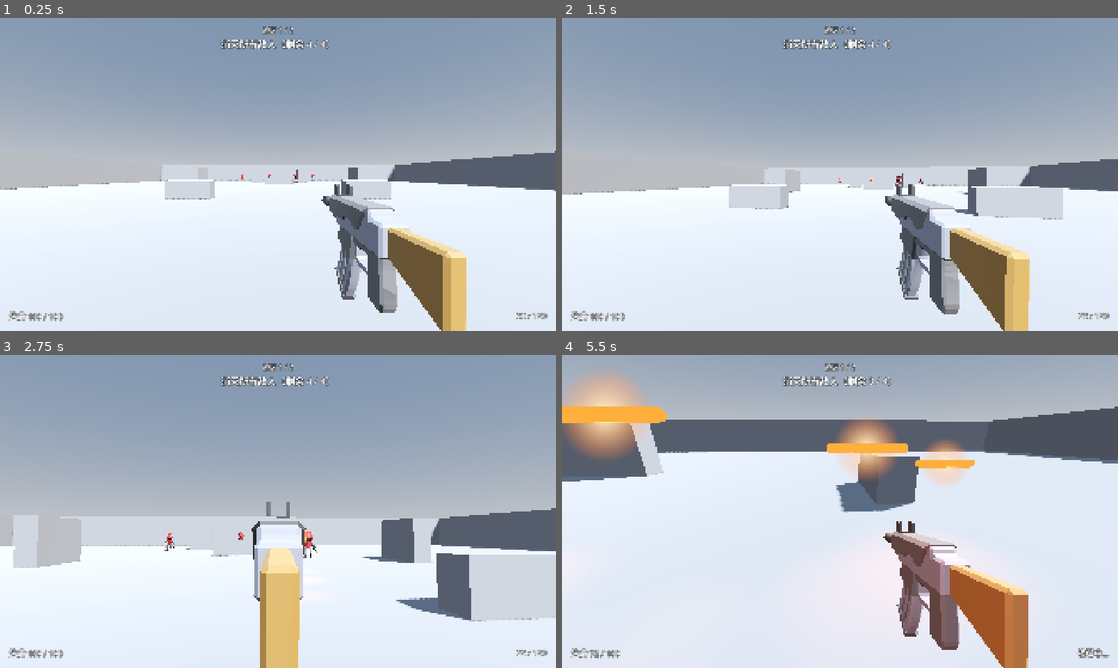
Above: before the commit, frames 1-4 (two rows, left to right).
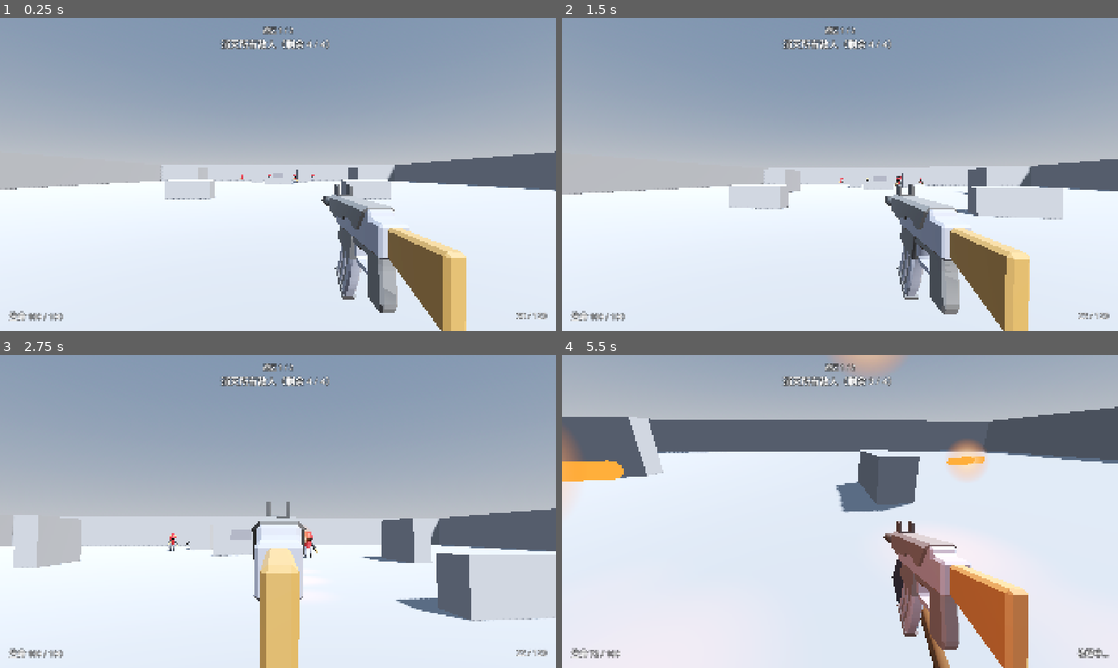
Above: after the commit, the same moments.

Repository: kyrie21z/Battlefield-Rouge
Game: Godot game, scene res://maps/zone_1.tscn
The game is run twice, just before and just after one commit, with the same random seed, the same clock (stepped at 60 frames per second) and the same inputs.
Inputs (mouse positions are in pixels of both pictures, inside the frame that each line leads up to):
- Up to frame 1 (0.25 s): no input
- Up to frame 2 (1.5 s): tap Enter at 0.5 s; move the mouse to (867, 174) at 0.52 s; press the mouse at (867, 174) at 0.53 s; hold W (move_forward) from 0.53 s (still down); tap Space (jump) at 0.77 s; tap E (hammer, bound only after the commit) at 0.8, 1.35 s; move the mouse to (812, 174) at 1.27 s; release the mouse at (812, 174) at 1.28 s
- Up to frame 3 (2.75 s): keep holding W (move_forward); tap Space (jump) at 1.52 s; click (250, 511) at 1.55 s; move the mouse to (289, 505) at 2.02 s; hold Right mouse button (aim) from 2.03 s (still down); tap E (hammer, bound only after the commit) at 2.3 s
- Up to frame 4 (5.5 s): move the mouse to (834, 517) at 2.77 s; release Right mouse button (aim) at 2.78 s; click (834, 517) at 2.85 s; tap Space (jump) at 3.02, 3.77, 4.52 s; move the mouse to (878, 514) at 3.52 s; tap F (interact) at 3.6 s; tap E (hammer, bound only after the commit) at 3.8, 5.1 s; tap Escape (pause) at 4.15 s; move the mouse to (673, 464) at 4.27 s; release W (move_forward) at 4.28 s; hold A (move_left) 4.28-5.03 s; tap Shift (sprint) at 4.35 s; click (673, 464) at 4.55 s; tap R (reload) at 4.9 s; move the mouse to (845, 511) at 5.02 s; hold W (move_forward) from 5.03 s (still down); click (845, 511) at 5.17 s

The runs differ from the first frame. In frame 1, less than 0.1% of the frame differs, in the area x 49-51%, y 49-52%; in frame 2, less than 0.1%; in frame 3, 0.2%; in frame 4, 7.8%, in the area x 0-76%, y 0-100%.

Commit message:
Replace stand-in-circle capture with hammering the objective building
CapturePoint is now a building that opens once the guards are dead. The E key
swings the hammer; a swing within the configured window of the hit moment is a
perfect strike. The three AC-03 numbers live in zone/capture_config.tres.
Progress only goes up, and ZoneDirector tracks CLEAR_GUARDS, HAMMER_POINT and
FLAG_PLANTED. Perfect and ordinary strikes get separate sound and flash.

Co-Authored-By: Claude Sonnet 5.5 <noreply@anthropic.com>

Diff:
--- /dev/null
+++ b/actors/player/hammer.gd
@@ -0,0 +1,75 @@
+class_name Hammer
+extends Node3D
+## The objective hammer. The `hammer` action plays a short swing and emits
+## `swung`; whether it hit anything is up to whoever listens (see
+## CapturePoint). The model is a placeholder, shown only during a swing.
+
+signal swung
+
+## Minimum seconds between swings. A rule of the strike rather than a playtest
+## knob (docs/adr/0003-hammer-capture-timing.md): it keeps mashing the key
+## slower than hitting the beat.
+const SWING_COOLDOWN := 0.9
+const RAISED_POSITION := Vector3(0.32, -0.5, -0.45)
+const RAISED_ROTATION_X := 55.0
+const STRUCK_POSITION := Vector3(0.12, -0.38, -0.8)
+const STRUCK_ROTATION_X := -50.0
+const RESTING_POSITION := Vector3(0.42, -0.85, -0.5)
+
+var _cooldown := 0.0
+var _tween: Tween
+var _model := Node3D.new()
+var _audio := AudioStreamPlayer.new()
+
+
+func _ready() -> void:
+	var wood := StandardMaterial3D.new()
+	wood.albedo_color = Color(0.4, 0.27, 0.15)
+	var iron := StandardMaterial3D.new()
+	iron.albedo_color = Color(0.35, 0.36, 0.4)
+	iron.metallic = 0.6
+	var handle := MeshInstance3D.new()
+	var handle_mesh := CylinderMesh.new()
+	handle_mesh.top_radius = 0.025
+	handle_mesh.bottom_radius = 0.03
+	handle_mesh.height = 0.7
+	handle.mesh = handle_mesh
+	handle.material_override = wood
+	handle.position.y = 0.35
+	_model.add_child(handle)
+	var head := MeshInstance3D.new()
+	var head_mesh := BoxMesh.new()
+	head_mesh.size = Vector3(0.14, 0.16, 0.3)
+	head.mesh = head_mesh
+	head.material_override = iron
+	head.position.y = 0.72
+	_model.add_child(head)
+	_model.visible = false
+	add_child(_model)
+	_audio.stream = ProceduralAudio.generate("melee_swing_heavy")
+	add_child(_audio)
+
+
+func _process(delta: float) -> void:
+	_cooldown = maxf(_cooldown - delta, 0.0)
+	if _cooldown <= 0.0 and Input.is_action_just_pressed("hammer"):
+		_swing()
+
+
+func _swing() -> void:
+	_cooldown = SWING_COOLDOWN
+	_audio.play()
+	if _tween != null:
+		_tween.kill()
+	# The hammer starts already raised, so the blow lands a moment after the
+	# press and the feedback does not run ahead of what the player sees.
+	_model.position = RAISED_POSITION
+	_model.rotation_degrees = Vector3(RAISED_ROTATION_X, 0.0, 0.0)
+	_model.visible = true
+	_tween = create_tween()
+	_tween.tween_property(_model, "position", STRUCK_POSITION, 0.06).set_ease(Tween.EASE_IN)
+	_tween.parallel().tween_property(_model, "rotation_degrees:x", STRUCK_ROTATION_X, 0.06).set_ease(Tween.EASE_IN)
+	_tween.tween_interval(0.1)
+	_tween.tween_property(_model, "position", RESTING_POSITION, 0.25)
+	_tween.tween_callback(func(): _model.visible = false)
+	swung.emit()
--- a/actors/player/player.gd
+++ b/actors/player/player.gd
@@ -25,6 +25,7 @@
 @onready var stats: Stats = $Stats
 @onready var health: Health = $Health
 @onready var weapon: Weapon = $Head/Camera3D/Weapon
+@onready var hammer: Hammer = $Head/Camera3D/Hammer
 @onready var _head: Node3D = $Head
 @onready var _camera: Camera3D = $Head/Camera3D
 
@@ -93,4 +94,5 @@
 
 
 func _on_died(_source: Node) -> void:
+	hammer.set_process(false)
 	Events.player_died.emit()
--- a/actors/player/player.tscn
+++ b/actors/player/player.tscn
@@ -6,6 +6,7 @@
 [ext_resource type="Script" path="res://components/hitbox.gd" id="4_hitbox"]
 [ext_resource type="Script" path="res://weapons/weapon.gd" id="5_weapon"]
 [ext_resource type="Resource" path="res://weapons/rifle.tres" id="6_rifle"]
+[ext_resource type="Script" path="res://actors/player/hammer.gd" id="7_hammer"]
 
 [sub_resource type="CapsuleShape3D" id="CapsuleShape3D_body"]
 radius = 0.35
@@ -48,3 +49,6 @@
 stats = NodePath("../../../Stats")
 camera = NodePath("..")
 shooter = NodePath("../../..")
+
+[node name="Hammer" type="Node3D" parent="Head/Camera3D"]
+script = ExtResource("7_hammer")
--- a/autoload/input_map_setup.gd
+++ b/autoload/input_map_setup.gd
@@ -13,7 +13,9 @@
 	"fire": [_mouse(MOUSE_BUTTON_LEFT)],
 	"aim": [_mouse(MOUSE_BUTTON_RIGHT)],
 	"reload": [_key(KEY_R)],
+	"hammer": [_key(KEY_E)],
 	"interact": [_key(KEY_F)],
+	"toggle_debug": [_key(KEY_F3)],
 	"pause": [_key(KEY_ESCAPE)],
 }
 
--- a/maps/zone_1.tscn
+++ b/maps/zone_1.tscn
@@ -34,12 +34,14 @@
 
 [sub_resource type="CylinderShape3D" id="Shape_capture"]
 height = 3.0
-radius = 4.0
-
-[sub_resource type="CylinderMesh" id="Mesh_capture"]
-top_radius = 4.0
-bottom_radius = 4.0
-height = 0.1
+radius = 3.2
+
+[sub_resource type="BoxMesh" id="Mesh_objective"]
+material = SubResource("Mat_grey")
+size = Vector3(2.4, 2, 2.4)
+
+[sub_resource type="BoxShape3D" id="Shape_objective"]
+size = Vector3(2.4, 2, 2.4)
 
 [sub_resource type="BoxMesh" id="Mesh_0"]
 material = SubResource("Mat_grey")
@@ -369,9 +371,14 @@
 transform = Transform3D(1, 0, 0, 0, 1, 0, 0, 0, 1, 0, 1.5, 0)
 shape = SubResource("Shape_capture")
 
-[node name="Mesh" type="MeshInstance3D" parent="CapturePoint"]
-transform = Transform3D(1, 0, 0, 0, 1, 0, 0, 0, 1, 0, 0.05, 0)
-mesh = SubResource("Mesh_capture")
+[node name="Objective" type="StaticBody3D" parent="CapturePoint" groups=["navigation_geometry"]]
+transform = Transform3D(1, 0, 0, 0, 1, 0, 0, 0, 1, 0, 1, 0)
+
+[node name="Mesh" type="MeshInstance3D" parent="CapturePoint/Objective"]
+mesh = SubResource("Mesh_objective")
+
+[node name="Shape" type="CollisionShape3D" parent="CapturePoint/Objective"]
+shape = SubResource("Shape_objective")
 
 [node name="Player" parent="." instance=ExtResource("1_player")]
 transform = Transform3D(1, 0, 0, 0, 1, 0, 0, 0, 1, 0, 0, 22)
--- a/maps/zone_2.tscn
+++ b/maps/zone_2.tscn
@@ -34,12 +34,14 @@
 
 [sub_resource type="CylinderShape3D" id="Shape_capture"]
 height = 3.0
-radius = 4.0
-
-[sub_resource type="CylinderMesh" id="Mesh_capture"]
-top_radius = 4.0
-bottom_radius = 4.0
-height = 0.1
+radius = 3.2
+
+[sub_resource type="BoxMesh" id="Mesh_objective"]
+material = SubResource("Mat_grey")
+size = Vector3(2.4, 2, 2.4)
+
+[sub_resource type="BoxShape3D" id="Shape_objective"]
+size = Vector3(2.4, 2, 2.4)
 
 [sub_resource type="BoxMesh" id="Mesh_0"]
 material = SubResource("Mat_grey")
@@ -465,9 +467,14 @@
 transform = Transform3D(1, 0, 0, 0, 1, 0, 0, 0, 1, 0, 1.5, 0)
 shape = SubResource("Shape_capture")
 
-[node name="Mesh" type="MeshInstance3D" parent="CapturePoint"]
-transform = Transform3D(1, 0, 0, 0, 1, 0, 0, 0, 1, 0, 0.05, 0)
-mesh = SubResource("Mesh_capture")
+[node name="Objective" type="StaticBody3D" parent="CapturePoint" groups=["navigation_geometry"]]
+transform = Transform3D(1, 0, 0, 0, 1, 0, 0, 0, 1, 0, 1, 0)
+
+[node name="Mesh" type="MeshInstance3D" parent="CapturePoint/Objective"]
+mesh = SubResource("Mesh_objective")
+
+[node name="Shape" type="CollisionShape3D" parent="CapturePoint/Objective"]
+shape = SubResource("Shape_objective")
 
 [node name="Player" parent="." instance=ExtResource("1_player")]
 transform = Transform3D(1, 0, 0, 0, 1, 0, 0, 0, 1, 0, 0, 24)
--- a/weapons/procedural_audio.gd
+++ b/weapons/procedural_audio.gd
@@ -38,6 +38,10 @@
 			return _knife_swing(0.34, 0.5, 0.4, 0.2)
 		"melee_hit":
 			return _knife_hit(0.15, 0.6)
+		"hammer_hit":
+			return _noise_burst(0.16, 22.0, 0.95, 0.07)
+		"hammer_perfect":
+			return _ping(0.55, [880.0, 1320.0, 1760.0], 7.0)
 	return _noise_burst(0.1, 30.0, 0.5, 0.15)
 
 
@@ -156,6 +160,26 @@
 	return _make_wav(data)
 
 
+## Struck-metal ring: a few decaying sine partials over a short noise click.
+## Clearly tonal, so a perfect hammer strike never sounds like the dull thud of
+## an ordinary one.
+static func _ping(duration: float, partials: Array[float], decay: float) -> AudioStreamWAV:
+	var sample_count := int(duration * SAMPLE_RATE)
+	var data := PackedByteArray()
+	data.resize(sample_count * 2)
+	var rng := RandomNumberGenerator.new()
+	rng.seed = 20240712 + 7
+	for i in sample_count:
+		var t := float(i) / SAMPLE_RATE
+		var value := rng.randf_range(-1.0, 1.0) * exp(-t * 120.0) * 0.5
+		for k in partials.size():
+			value += sin(TAU * partials[k] * t) * exp(-t * decay * (1.0 + 0.4 * k)) * 0.8 / partials.size()
+		var sample := int(clampf(value, -1.0, 1.0) * 32767.0) & 0xFFFF
+		data[i * 2] = sample & 0xFF
+		data[i * 2 + 1] = (sample >> 8) & 0xFF
+	return _make_wav(data)
+
+
 static func _make_wav(data: PackedByteArray) -> AudioStreamWAV:
 	var stream := AudioStreamWAV.new()
 	stream.format = AudioStreamWAV.FORMAT_16_BITS
--- /dev/null
+++ b/zone/capture_config.gd
@@ -0,0 +1,22 @@
+class_name CaptureConfig
+extends Resource
+## The three numbers Cut-001b (AC-03) leaves open to playtest tuning. Edit them
+## in zone/capture_config.tres; the rules in capture_point.gd stay as they are.
+
+## A swing counts as a perfect strike when it lands within this many
+## milliseconds before or after the hit moment.
+@export_range(1.0, 400.0, 1.0, "suffix:ms") var perfect_window_ms := 150.0
+## Progress an ordinary swing adds, in percent of the whole capture.
+@export_range(0.5, 50.0, 0.5, "suffix:%") var normal_progress_percent := 8.0
+## A perfect strike adds the ordinary progress times this.
+@export_range(1.0, 5.0, 0.1) var perfect_multiplier := 1.5
+
+
+## Fraction of the whole capture (0..1) added by an ordinary swing.
+func normal_progress() -> float:
+	return normal_progress_percent / 100.0
+
+
+## Fraction of the whole capture (0..1) added by a perfect strike.
+func perfect_progress() -> float:
+	return normal_progress() * perfect_multiplier
--- /dev/null
+++ b/zone/capture_config.tres
@@ -0,0 +1,9 @@
+[gd_resource type="Resource" script_class="CaptureConfig" load_steps=2 format=3]
+
+[ext_resource type="Script" path="res://zone/capture_config.gd" id="1_config"]
+
+[resource]
+script = ExtResource("1_config")
+perfect_window_ms = 150.0
+normal_progress_percent = 8.0
+perfect_multiplier = 1.5
--- a/zone/capture_point.gd
+++ b/zone/capture_point.gd
@@ -1,68 +1,181 @@
 class_name CapturePoint
 extends Area3D
-## Stand inside to capture. Locked until the zone director calls open().
-## Progress drains slowly while the player is outside.
+## The objective building. Locked until the zone director calls open(); then
+## the player hammers it. Every swing adds progress, and a swing that lands on
+## a hit moment (within CaptureConfig.perfect_window_ms) adds more. Progress
+## never goes down, so nothing that happens during the capture can undo it. At
+## 100% a flag is planted and `captured` fires.
+## Rules: docs/Cut-001b.md. Timing choices: docs/adr/0003-hammer-capture-timing.md.
 
 signal progress_changed(progress: float)
+## One swing resolved against the building. `offset_ms` is how far from the
+## hit moment it landed (negative = early); `worth` is the progress it added.
+signal struck(perfect: bool, offset_ms: float, worth: float)
 signal captured
 
-const COLOR_LOCKED := Color(0.5, 0.5, 0.5, 0.25)
-const COLOR_OPEN := Color(0.2, 0.6, 1.0, 0.35)
-const COLOR_CAPTURED := Color(0.3, 0.9, 0.4, 0.4)
+## Seconds between hit moments. A rule of the strike rather than a playtest
+## knob, so it is not part of CaptureConfig.
+const BEAT_PERIOD := 1.0
+const COLOR_LOCKED := Color(0.45, 0.45, 0.48)
+const COLOR_OPEN := Color(0.25, 0.5, 0.9)
+const COLOR_CAPTURED := Color(0.3, 0.85, 0.4)
+const FLASH_HIT := Color(0.85, 0.9, 1.0)
+const FLASH_PERFECT := Color(1.0, 0.8, 0.2)
+const FLAG_HEIGHT := 3.5
+## Progress counts as full once it is this close to 1, so float error in the
+## configured steps cannot leave a capture stuck at 99.999%.
+const FULL_EPSILON := 0.000001
 
-@export var capture_time := 6.0
-## Progress lost per second while empty, as a fraction of capture_time.
-@export var decay_rate := 0.5
+@export var config: CaptureConfig = preload("res://zone/capture_config.tres")
 
 var locked := true
+## 0..1. Only add_capture_progress() changes it.
 var progress := 0.0
+## True while the player is within hammer reach of the building.
+var player_in_reach := false
 
-var _player_inside := false
+var _opened_msec := 0
 var _material := StandardMaterial3D.new()
+var _flash_tween: Tween
+var _hit_sound := ProceduralAudio.generate("hammer_hit")
+var _perfect_sound := ProceduralAudio.generate("hammer_perfect")
+var _audio := AudioStreamPlayer3D.new()
+var _light := OmniLight3D.new()
 
-@onready var _mesh: MeshInstance3D = $Mesh
+@onready var _building: MeshInstance3D = $Objective/Mesh
 
 
 func _ready() -> void:
 	collision_layer = 0
 	collision_mask = CollisionLayers.ACTORS
 	monitorable = false
-	body_entered.connect(func(body: Node3D): if body.is_in_group("player"): _player_inside = true)
-	body_exited.connect(func(body: Node3D): if body.is_in_group("player"): _player_inside = false)
-	_material.transparency = BaseMaterial3D.TRANSPARENCY_ALPHA
-	_material.shading_mode = BaseMaterial3D.SHADING_MODE_UNSHADED
-	_mesh.material_override = _material
+	body_entered.connect(_on_body_entered)
+	body_exited.connect(_on_body_exited)
+	_building.material_override = _material
+	_audio.position.y = 1.0
+	_audio.max_distance = 60.0
+	add_child(_audio)
+	_light.position.y = 2.5
+	_light.omni_range = 10.0
+	_light.light_energy = 0.0
+	add_child(_light)
 	_update_color()
 
 
 func open() -> void:
 	locked = false
+	_opened_msec = Time.get_ticks_msec()
 	_update_color()
 
 
 func is_captured() -> bool:
-	return progress >= 1.0
+	return progress >= 1.0 - FULL_EPSILON
 
 
-func _physics_process(delta: float) -> void:
-	if locked or is_captured():
+## Seconds on the beat clock. Hit moments fall on whole multiples of
+## BEAT_PERIOD; the first one comes half a period after open().
+func beat_time() -> float:
+	return (Time.get_ticks_msec() - _opened_msec) / 1000.0 + BEAT_PERIOD * 0.5
+
+
+## Signed seconds from `time` to the nearest hit moment (negative = early).
+static func beat_offset(time: float) -> float:
+	return fposmod(time + BEAT_PERIOD * 0.5, BEAT_PERIOD) - BEAT_PERIOD * 0.5
+
+
+## Adds `amount`, a fraction of the whole capture, and plants the flag at 100%.
+## Ignored while locked or once captured.
+func add_capture_progress(amount: float) -> void:
+	if locked or is_captured() or amount <= 0.0:
 		return
-	var before := progress
-	if _player_inside:
-		progress = minf(progress + delta / capture_time, 1.0)
-	else:
-		progress = maxf(progress - decay_rate * delta / capture_time, 0.0)
-	if progress != before:
-		progress_changed.emit(progress)
+	progress = minf(progress + amount, 1.0)
+	progress_changed.emit(progress)
+	_update_color()
 	if is_captured():
-		_update_color()
+		progress = 1.0
+		_plant_flag()
 		captured.emit()
 
 
+## Resolves one hammer swing made at `time` on the beat clock. A swing counts
+## only while the building is open and the player is within reach.
+func resolve_swing(time: float) -> void:
+	if locked or is_captured() or not player_in_reach:
+		return
+	var offset_ms := beat_offset(time) * 1000.0
+	var perfect := absf(offset_ms) <= config.perfect_window_ms
+	var worth := config.perfect_progress() if perfect else config.normal_progress()
+	_play_feedback(perfect)
+	struck.emit(perfect, offset_ms, worth)
+	add_capture_progress(worth)
+
+
+func _on_body_entered(body: Node3D) -> void:
+	if body is Player:
+		player_in_reach = true
+		var swung := (body as Player).hammer.swung
+		if not swung.is_connected(_on_swung):
+			swung.connect(_on_swung)
+
+
+func _on_body_exited(body: Node3D) -> void:
+	if body is Player:
+		player_in_reach = false
+
+
+func _on_swung() -> void:
+	resolve_swing(beat_time())
+
+
+## A perfect strike and an ordinary one differ in sound, flash colour, flash
+## strength and a light burst, so the player can tell them apart without the HUD.
+func _play_feedback(perfect: bool) -> void:
+	_audio.stream = _perfect_sound if perfect else _hit_sound
+	_audio.play()
+	if _flash_tween != null:
+		_flash_tween.kill()
+	_material.emission_enabled = true
+	_material.emission = FLASH_PERFECT if perfect else FLASH_HIT
+	_light.light_color = FLASH_PERFECT
+	_flash_tween = create_tween().set_parallel()
+	_flash_tween.tween_property(_material, "emission_energy_multiplier", 0.0, 0.4 if perfect else 0.12) \
+		.from(4.0 if perfect else 0.8)
+	_flash_tween.tween_property(_light, "light_energy", 0.0, 0.4).from(8.0 if perfect else 0.0)
+
+
+func _plant_flag() -> void:
+	var top := (_building.global_transform * _building.get_aabb()).end.y - global_position.y
+	var flag := Node3D.new()
+	flag.name = "Flag"
+	var metal := StandardMaterial3D.new()
+	metal.albedo_color = Color(0.75, 0.75, 0.78)
+	var pole := MeshInstance3D.new()
+	var pole_mesh := CylinderMesh.new()
+	pole_mesh.top_radius = 0.06
+	pole_mesh.bottom_radius = 0.06
+	pole_mesh.height = FLAG_HEIGHT
+	pole.mesh = pole_mesh
+	pole.material_override = metal
+	pole.position.y = FLAG_HEIGHT * 0.5
+	flag.add_child(pole)
+	var cloth := MeshInstance3D.new()
+	var cloth_mesh := BoxMesh.new()
+	cloth_mesh.size = Vector3(1.1, 0.7, 0.05)
+	cloth.mesh = cloth_mesh
+	var cloth_material := StandardMaterial3D.new()
+	cloth_material.albedo_color = COLOR_CAPTURED
+	cloth.material_override = cloth_material
+	cloth.position = Vector3(0.6, FLAG_HEIGHT - 0.45, 0.0)
+	flag.add_child(cloth)
+	# Start with the whole pole inside the building and raise it out of the roof.
+	flag.position.y = top - FLAG_HEIGHT
+	add_child(flag)
+	create_tween().tween_property(flag, "position:y", top, 0.9) \
+		.set_trans(Tween.TRANS_CUBIC).set_ease(Tween.EASE_OUT)
+
+
 func _update_color() -> void:
-	if is_captured():
-		_material.albedo_color = COLOR_CAPTURED
-	elif locked:
+	if locked:
 		_material.albedo_color = COLOR_LOCKED
 	else:
-		_material.albedo_color = COLOR_OPEN
+		_material.albedo_color = COLOR_OPEN.lerp(COLOR_CAPTURED, progress)
--- a/zone/zone_director.gd
+++ b/zone/zone_director.gd
@@ -2,22 +2,30 @@
 extends Node
 ## Runs one zone from start to finish:
 ##   1. bakes navigation, applies the run's buffs, hands enemies their target;
-##   2. when every enemy is dead, opens the capture point;
-##   3. on capture, offers a buff and loads the next zone, or wins the run;
+##   2. when every guard is dead, opens the capture building for hammering;
+##   3. when the building is at 100% and the flag is planted, offers a buff and
+##      loads the next zone, or wins the run;
 ##   4. on the player's death, shows the end screen and restarts from zone 1.
 ## Only this node and RunState change run state (see ARCHITECTURE.md).
 
+## The two halves of a zone, then the finish (Cut-001b AC-01).
+enum Phase { CLEAR_GUARDS, HAMMER_POINT, FLAG_PLANTED }
+
 signal objective_changed(text: String)
+signal phase_changed(phase: Phase)
 signal enemies_changed(alive: int, total: int)
 
 const BUFF_SELECT := preload("res://ui/buff_select.tscn")
 const RUN_END := preload("res://ui/run_end.tscn")
 const BUFF_CHOICES := 3
+## Seconds between the flag going up and the pause screen freezing the scene.
+const FLAG_RAISE_TIME := 1.4
 
 @export var navigation_region: NavigationRegion3D
 @export var capture_point: CapturePoint
 
 var objective := ""
+var phase := Phase.CLEAR_GUARDS
 var enemies_total := 0
 ## Zone number and buff count when this zone started, for the end screen;
 ## RunState is already reset by the time player_died reaches us.
@@ -50,7 +58,7 @@
 	Events.enemy_killed.connect(_on_enemy_killed)
 	Events.player_died.connect(_on_player_died)
 	capture_point.captured.connect(_on_point_captured)
-	_set_objective("消灭所有敌人")
+	_set_phase(Phase.CLEAR_GUARDS, "消灭所有敌人")
 
 
 func _on_enemy_killed(enemy: Node) -> void:
@@ -61,11 +69,15 @@
 	if _alive.is_empty():
 		Events.zone_cleared.emit(zone_index)
 		capture_point.open()
-		_set_objective("前往据点并占领")
+		_set_phase(Phase.HAMMER_POINT, "前往据点，按 E 挥锤砸点")
 
 
 func _on_point_captured() -> void:
+	_set_phase(Phase.FLAG_PLANTED, "旗已插上")
 	Events.point_captured.emit(zone_index)
+	await get_tree().create_timer(FLAG_RAISE_TIME).timeout
+	if _ended:
+		return
 	if RunState.is_last_zone():
 		Events.run_won.emit()
 		_show_end("胜利", "攻下全部 %d 个战区" % RunState.ZONE_SCENES.size())
@@ -102,6 +114,12 @@
 	get_tree().change_scene_to_file.call_deferred(RunState.zone_scene())
 
 
+func _set_phase(new_phase: Phase, text: String) -> void:
+	phase = new_phase
+	phase_changed.emit(new_phase)
+	_set_objective(text)
+
+
 func _set_objective(text: String) -> void:
 	objective = text
 	objective_changed.emit(text)
Not shown, added: actors/player/hammer.gd.uid
Not shown: 1 places in actors/player/player.tscn that only renumber resources
Not shown: 1 places in maps/zone_1.tscn that only renumber resources
Not shown: 1 places in maps/zone_2.tscn that only renumber resources
Not shown, added: zone/capture_config.gd.uid
